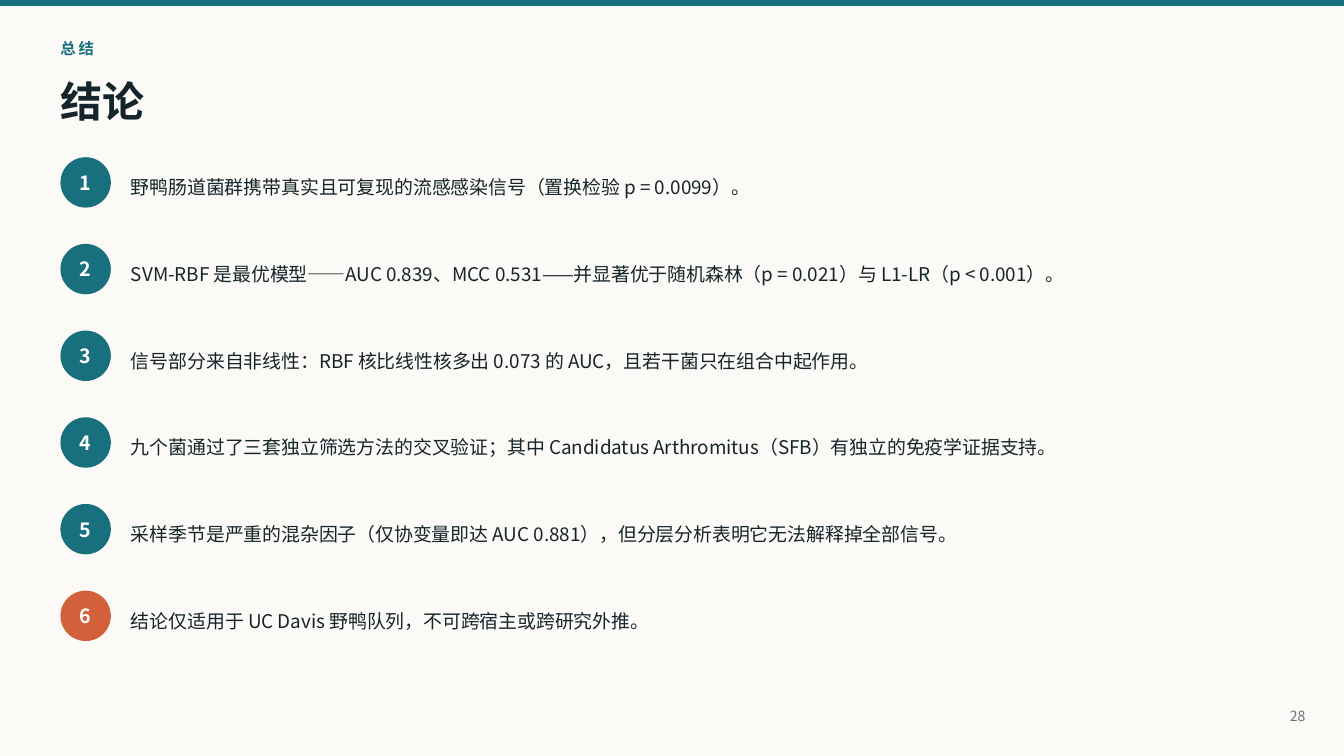
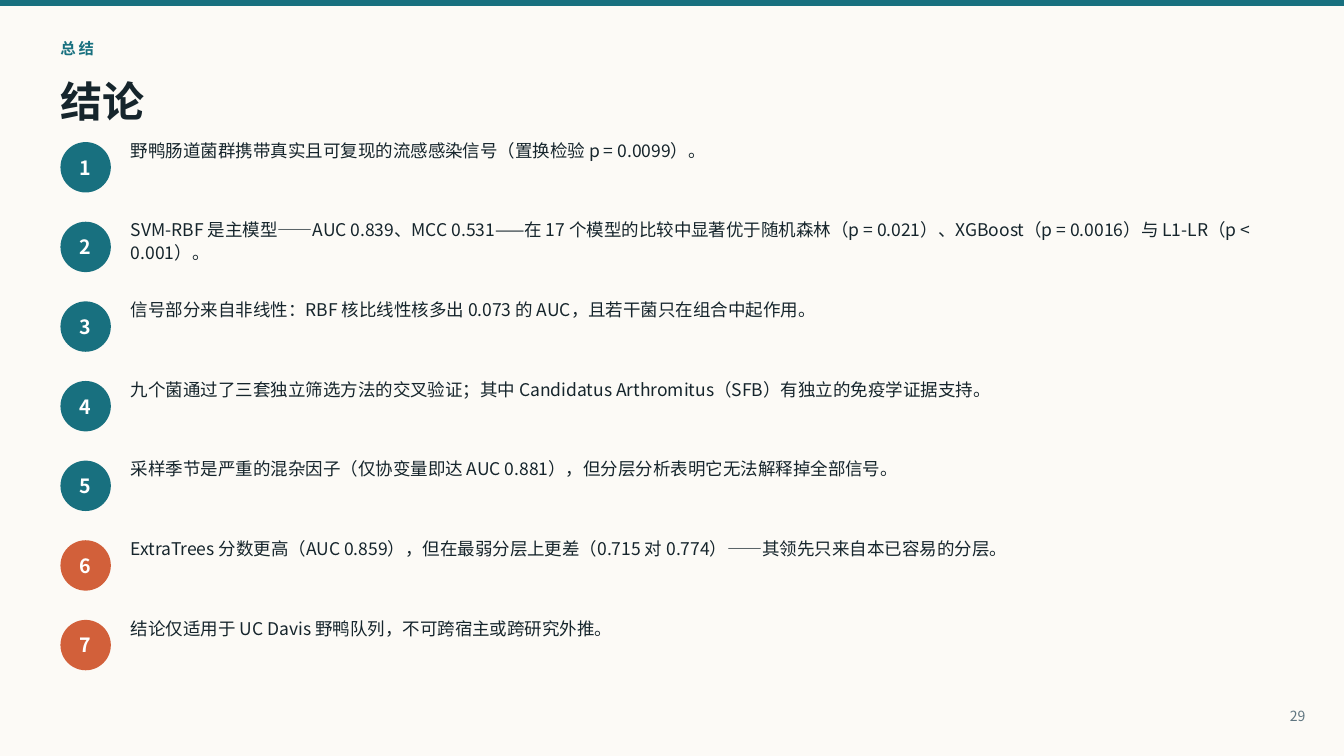
Before and after one commit to pengsihua2023/Christina-machine-learning-project, a slide deck: slide 29 of slides/Influenza_Microbiome_ML_Overview_ZH.pptx (slide 28 before the commit). Drawn at 1344x756 pixels with LibreOffice and Linux fonts; fonts in the diff are those of the drawing. Boxes give left, top, right and bottom in pixels: in the first picture for what was removed or moved away, otherwise in the second. Text is boxed around its words. In the diff, an @@ line names an element or a change of style, - is before the commit and + after.

```diff
--- a/slides/Influenza_Microbiome_ML_Overview_ZH.pptx
+++ b/slides/Influenza_Microbiome_ML_Overview_ZH.pptx
@@ 2 texts, 1 ellipse moved together from (x1=60, y1=157, x2=750, y2=208) to (x1=60, y1=142, x2=706, y2=193) @@
@@ text "2" moved from (x1=80, y1=261, x2=92, y2=276) to (x1=80, y1=239, x2=92, y2=254) @@
@@ ellipse moved from (x1=60, y1=244, x2=111, y2=294) to (x1=60, y1=222, x2=111, y2=272) @@
@@ text at (x1=131, y1=221, x2=1236, y2=261): text changed; size 13.5 to 12.5 pt @@
-SVM-RBF 是最优模型——AUC 0.839、MCC 0.531——并显著优于随机森林（p = 0.021）与 L1-LR（p < 0.001）。
+SVM-RBF 是主模型——AUC 0.839、MCC 0.531——在 17 个模型的比较中显著优于随机森林（p = 0.021）、XGBoost（p = 0.0016）与 L1-LR（p < 0.001）。
@@ text "SVM-RBF 是主模型——AUC 0.839、MCC 0.531——在 17 ..." at (x1=131, y1=221, x2=1236, y2=261): vertical alignment middle to top @@
@@ 2 texts, 1 ellipse moved together from (x1=60, y1=331, x2=868, y2=381) to (x1=60, y1=301, x2=816, y2=352) @@
@@ 2 texts, 1 ellipse moved together from (x1=60, y1=417, x2=1057, y2=468) to (x1=60, y1=381, x2=990, y2=432) @@
@@ text "5" moved from (x1=80, y1=522, x2=92, y2=538) to (x1=80, y1=478, x2=92, y2=494) @@
@@ ellipse moved from (x1=60, y1=504, x2=111, y2=555) to (x1=60, y1=461, x2=111, y2=511) @@
@@ text "采样季节是严重的混杂因子（仅协变量即达 AUC 0.881），但分层分析表明它无法解释掉全部信号。" moved from (x1=131, y1=525, x2=957, y2=543) to (x1=131, y1=460, x2=898, y2=477) @@
@@ text "6" moved from (x1=80, y1=608, x2=92, y2=624) to (x1=80, y1=558, x2=92, y2=574) @@
@@ ellipse moved from (x1=60, y1=591, x2=111, y2=641) to (x1=60, y1=540, x2=111, y2=591) @@
@@ text added at (x1=131, y1=540, x2=1007, y2=557), 12.5 pt, text #16252C @@
+ExtraTrees 分数更高（AUC 0.859），但在最弱分层上更差（0.715 对 0.774）——其领先只来自本已容易的分层。
@@ ellipse added at (x1=60, y1=620, x2=111, y2=670), fill #D2603A @@
@@ size 13.5 to 12.5 pt; line spacing 1.1 to 1.08; vertical alignment middle to top in 5 elements at (x1=131, y1=142, x2=706, y2=161), (x1=131, y1=301, x2=816, y2=318), (x1=131, y1=381, x2=990, y2=399), (x1=131, y1=460, x2=898, y2=477), (x1=131, y1=620, x2=612, y2=637) @@
@@ text "结论仅适用于 UC Davis 野鸭队列，不可跨宿主或跨研究外推。" moved from (x1=131, y1=612, x2=649, y2=630) to (x1=131, y1=620, x2=612, y2=637) @@
@@ text added at (x1=80, y1=637, x2=92, y2=652), 14 pt, text #FFFFFF, bold @@
+7
```
Also in this commit, not shown: 17 other slides changed, 2 slides added, 1 slide removed, 3 other files.
